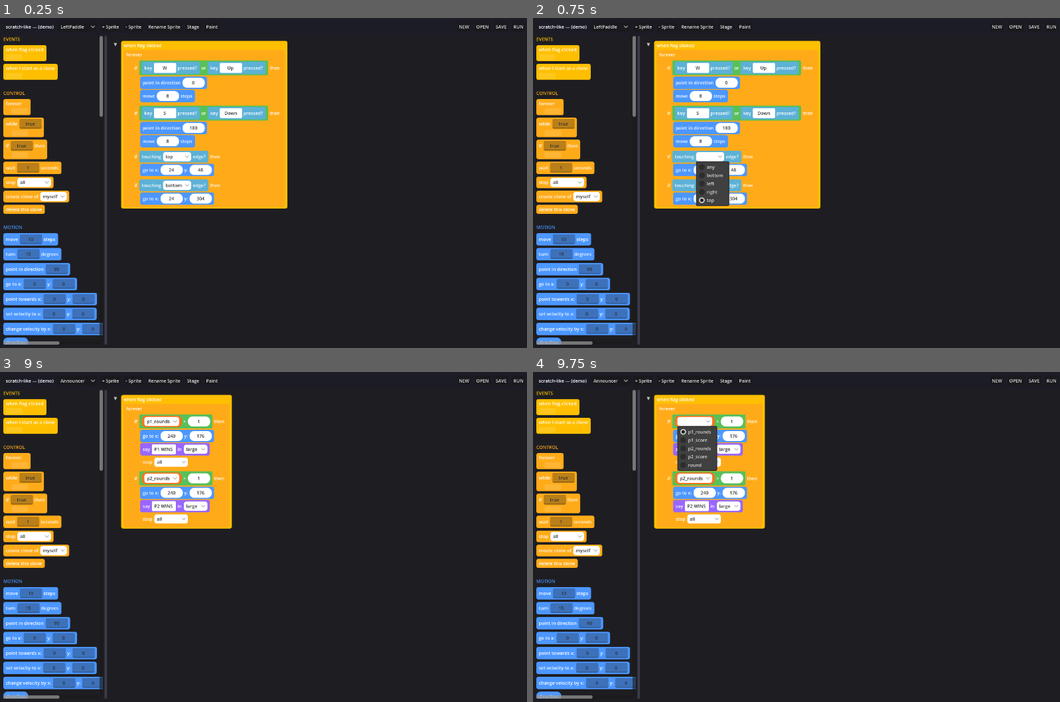
Above: before the commit, frames 1-4 (two rows, left to right).
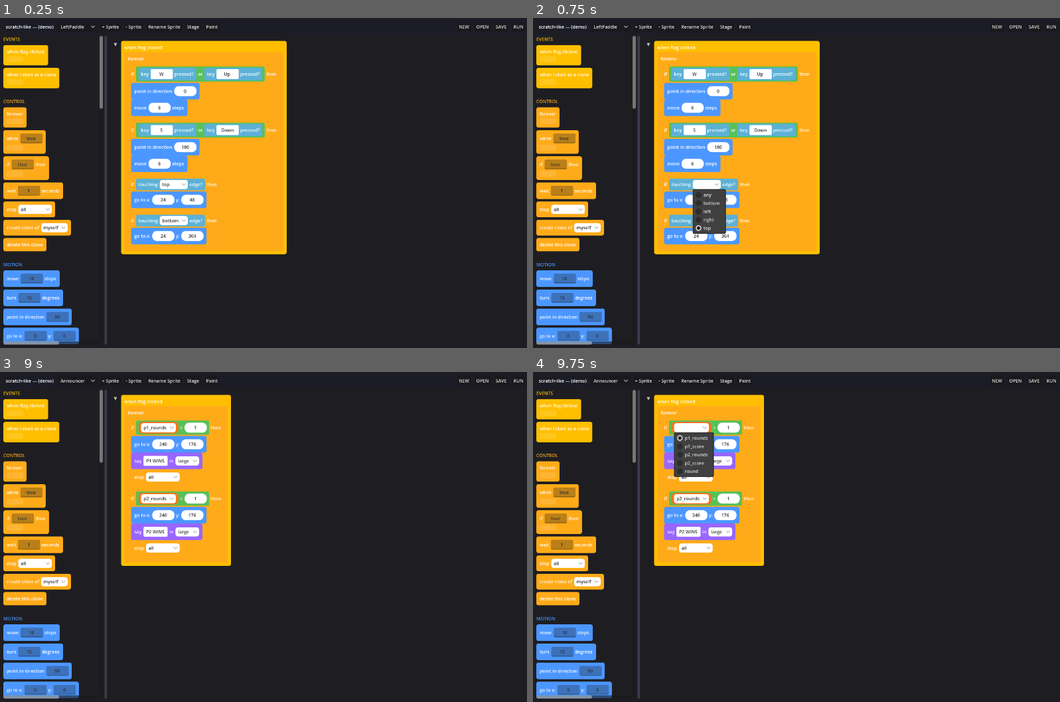
Above: after the commit, the same moments.

Repository: nedink/scratch-like
Game: Godot game, scene res://editor.tscn
The game is run twice, just before and just after one commit, with the same random seed, the same clock (stepped at 60 frames per second) and the same inputs.
Inputs (mouse positions are in pixels of both pictures, inside the frame that each line leads up to):
- Up to frame 1 (0.25 s): no input
- Up to frame 2 (0.75 s): click "top" at 0.5 s
- Up to frame 3 (9 s): click "bottom" at 1.25 s; click (173, 537) at 2 s, where only the run after the commit has a clickable "right"; click "NEW" at 2.75 s; click "NEW" at 3.5 s; click "LeftPaddle" at 4.25 s; click "+ Sprite" at 5 s; click (263, 527) at 5.77 s; type "Alex" at 5.85 s; click "OK" at 6.5 s; click "Alex" at 7.25 s; click "- Sprite" at 8 s; click "OK" at 8.75 s
- Up to frame 4 (9.75 s): click "p1_rounds" at 9.5 s

The runs differ from the first frame. In frame 1, 19% of the frame differs, in the area x 0-55%, y 6-99%; in frame 2, 19%; in frame 3, 14%; in frame 4, 14%.

Commit message:
M48: block rendering via editable Godot scenes
Move block visuals out of code into editable .tscn shells under blocks/
(one per shape: statement, reporter/boolean pill, number/text field, enum
dropdown, empty slot, collapsed bar) that BlockView instantiates + populates.
Per-category colour comes from an editable BlockStyles resource
(blocks/block_styles.tres); _tint() duplicates a shell's stylebox and sets
only bg_color, so shape edits survive. Pure rendering refactor — no opcode,
data-shape, runtime, or canvas/palette change (consumers walk the tree by
meta, stamped on the same nodes). Removes _box()/_BLOCK_PAD.

Not F5-verified (no Godot CLI here); scenes hand-authored in format-3.

Co-Authored-By: Claude Opus 4.8 <noreply@anthropic.com>

Diff:
--- /dev/null
+++ b/blocks/block_styles.tres
@@ -0,0 +1,6 @@
+[gd_resource type="Resource" script_class="BlockStyles" load_steps=2 format=3]
+
+[ext_resource type="Script" path="res://scripts/block_styles.gd" id="1_styles"]
+
+[resource]
+script = ExtResource("1_styles")
--- /dev/null
+++ b/blocks/boolean_pill.tscn
@@ -0,0 +1,17 @@
+[gd_scene load_steps=2 format=3]
+
+[sub_resource type="StyleBoxFlat" id="panel"]
+bg_color = Color(0.35, 0.75, 0.35, 1)
+content_margin_left = 6.0
+content_margin_top = 3.0
+content_margin_right = 6.0
+content_margin_bottom = 3.0
+corner_radius_top_left = 3
+corner_radius_top_right = 3
+corner_radius_bottom_right = 3
+corner_radius_bottom_left = 3
+
+[node name="Pill" type="PanelContainer"]
+size_flags_horizontal = 4
+size_flags_vertical = 4
+theme_override_styles/panel = SubResource("panel")
--- /dev/null
+++ b/blocks/collapsed_bar.tscn
@@ -0,0 +1,20 @@
+[gd_scene load_steps=2 format=3]
+
+[sub_resource type="StyleBoxFlat" id="panel"]
+bg_color = Color(0.5, 0.5, 0.5, 1)
+content_margin_left = 8.0
+content_margin_top = 8.0
+content_margin_right = 8.0
+content_margin_bottom = 8.0
+corner_radius_top_left = 5
+corner_radius_top_right = 5
+corner_radius_bottom_right = 5
+corner_radius_bottom_left = 5
+
+[node name="Bar" type="PanelContainer"]
+size_flags_horizontal = 0
+theme_override_styles/panel = SubResource("panel")
+
+[node name="Row" type="HBoxContainer" parent="."]
+unique_name_in_owner = true
+theme_override_constants/separation = 6
--- /dev/null
+++ b/blocks/empty_slot.tscn
@@ -0,0 +1,15 @@
+[gd_scene load_steps=2 format=3]
+
+[sub_resource type="StyleBoxFlat" id="panel"]
+bg_color = Color(1, 1, 1, 0.12)
+corner_radius_top_left = 4
+corner_radius_top_right = 4
+corner_radius_bottom_right = 4
+corner_radius_bottom_left = 4
+
+[node name="EmptySlot" type="PanelContainer"]
+custom_minimum_size = Vector2(40, 14)
+size_flags_horizontal = 0
+theme_override_styles/panel = SubResource("panel")
+
+[node name="Spacer" type="Control" parent="."]
--- /dev/null
+++ b/blocks/enum_field.tscn
@@ -0,0 +1,24 @@
+[gd_scene load_steps=2 format=3]
+
+[sub_resource type="StyleBoxFlat" id="box"]
+bg_color = Color(1, 1, 1, 1)
+content_margin_left = 6.0
+content_margin_top = 3.0
+content_margin_right = 6.0
+content_margin_bottom = 3.0
+corner_radius_top_left = 6
+corner_radius_top_right = 6
+corner_radius_bottom_right = 6
+corner_radius_bottom_left = 6
+
+[node name="EnumField" type="OptionButton"]
+size_flags_vertical = 4
+fit_to_longest_item = true
+theme_override_colors/font_color = Color(0.18824, 0.18824, 0.18824, 1)
+theme_override_colors/font_hover_color = Color(0.18824, 0.18824, 0.18824, 1)
+theme_override_colors/font_pressed_color = Color(0.18824, 0.18824, 0.18824, 1)
+theme_override_colors/font_focus_color = Color(0.18824, 0.18824, 0.18824, 1)
+theme_override_styles/normal = SubResource("box")
+theme_override_styles/hover = SubResource("box")
+theme_override_styles/pressed = SubResource("box")
+theme_override_styles/focus = SubResource("box")
--- /dev/null
+++ b/blocks/number_field.tscn
@@ -0,0 +1,35 @@
+[gd_scene load_steps=3 format=3]
+
+[sub_resource type="StyleBoxFlat" id="normal"]
+bg_color = Color(1, 1, 1, 1)
+content_margin_left = 6.0
+content_margin_top = 3.0
+content_margin_right = 6.0
+content_margin_bottom = 3.0
+corner_radius_top_left = 11
+corner_radius_top_right = 11
+corner_radius_bottom_right = 11
+corner_radius_bottom_left = 11
+
+[sub_resource type="StyleBoxFlat" id="focus"]
+bg_color = Color(1, 0.95686, 0.76078, 1)
+content_margin_left = 6.0
+content_margin_top = 3.0
+content_margin_right = 6.0
+content_margin_bottom = 3.0
+corner_radius_top_left = 11
+corner_radius_top_right = 11
+corner_radius_bottom_right = 11
+corner_radius_bottom_left = 11
+
+[node name="NumberField" type="LineEdit"]
+custom_minimum_size = Vector2(16, 0)
+size_flags_vertical = 4
+alignment = 1
+expand_to_text_length = true
+context_menu_enabled = false
+theme_override_colors/font_color = Color(0.18824, 0.18824, 0.18824, 1)
+theme_override_colors/font_uneditable_color = Color(0.18824, 0.18824, 0.18824, 1)
+theme_override_colors/caret_color = Color(0.18824, 0.18824, 0.18824, 1)
+theme_override_styles/normal = SubResource("normal")
+theme_override_styles/focus = SubResource("focus")
--- /dev/null
+++ b/blocks/reporter_pill.tscn
@@ -0,0 +1,17 @@
+[gd_scene load_steps=2 format=3]
+
+[sub_resource type="StyleBoxFlat" id="panel"]
+bg_color = Color(0.35, 0.75, 0.35, 1)
+content_margin_left = 6.0
+content_margin_top = 3.0
+content_margin_right = 6.0
+content_margin_bottom = 3.0
+corner_radius_top_left = 10
+corner_radius_top_right = 10
+corner_radius_bottom_right = 10
+corner_radius_bottom_left = 10
+
+[node name="Pill" type="PanelContainer"]
+size_flags_horizontal = 4
+size_flags_vertical = 4
+theme_override_styles/panel = SubResource("panel")
--- /dev/null
+++ b/blocks/statement_block.tscn
@@ -0,0 +1,20 @@
+[gd_scene load_steps=2 format=3]
+
+[sub_resource type="StyleBoxFlat" id="panel"]
+bg_color = Color(0.5, 0.5, 0.5, 1)
+content_margin_left = 8.0
+content_margin_top = 8.0
+content_margin_right = 8.0
+content_margin_bottom = 8.0
+corner_radius_top_left = 5
+corner_radius_top_right = 5
+corner_radius_bottom_right = 5
+corner_radius_bottom_left = 5
+
+[node name="Block" type="PanelContainer"]
+size_flags_horizontal = 0
+theme_override_styles/panel = SubResource("panel")
+
+[node name="Content" type="VBoxContainer" parent="."]
+unique_name_in_owner = true
+theme_override_constants/separation = 3
--- /dev/null
+++ b/blocks/text_field.tscn
@@ -0,0 +1,35 @@
+[gd_scene load_steps=3 format=3]
+
+[sub_resource type="StyleBoxFlat" id="normal"]
+bg_color = Color(1, 1, 1, 1)
+content_margin_left = 6.0
+content_margin_top = 3.0
+content_margin_right = 6.0
+content_margin_bottom = 3.0
+corner_radius_top_left = 3
+corner_radius_top_right = 3
+corner_radius_bottom_right = 3
+corner_radius_bottom_left = 3
+
+[sub_resource type="StyleBoxFlat" id="focus"]
+bg_color = Color(1, 0.95686, 0.76078, 1)
+content_margin_left = 6.0
+content_margin_top = 3.0
+content_margin_right = 6.0
+content_margin_bottom = 3.0
+corner_radius_top_left = 3
+corner_radius_top_right = 3
+corner_radius_bottom_right = 3
+corner_radius_bottom_left = 3
+
+[node name="TextField" type="LineEdit"]
+custom_minimum_size = Vector2(16, 0)
+size_flags_vertical = 4
+alignment = 1
+expand_to_text_length = true
+context_menu_enabled = false
+theme_override_colors/font_color = Color(0.18824, 0.18824, 0.18824, 1)
+theme_override_colors/font_uneditable_color = Color(0.18824, 0.18824, 0.18824, 1)
+theme_override_colors/caret_color = Color(0.18824, 0.18824, 0.18824, 1)
+theme_override_styles/normal = SubResource("normal")
+theme_override_styles/focus = SubResource("focus")
--- /dev/null
+++ b/scripts/block_styles.gd
@@ -0,0 +1,35 @@
+class_name BlockStyles
+extends Resource
+
+## The per-category block colours, pulled out of block_view.gd so they can be edited
+## visually in the Godot inspector (blocks/block_styles.tres) instead of hand-coding hex
+## strings. This is the one piece of block *styling* that stays data-applied rather than
+## living in a scene: a block's colour is keyed by its **category** (data), so block_view
+## tints each instantiated scene's stylebox with `color_for(category)` at build time.
+##
+## Everything else about a block's look — corner radii, padding, borders, fonts, layout —
+## lives in the block scenes (blocks/*.tscn), which you restyle directly in the editor.
+##
+## Each category is one exported Color so it shows as a friendly colour swatch in the
+## inspector. `color_for` looks the property up by the category name; an unknown category
+## (or a name with no matching export) falls back to `unknown`.
+
+@export var events := Color("#ffbf00")
+@export var control := Color("#ffab19")
+@export var motion := Color("#4c97ff")
+@export var looks := Color("#9966ff")
+@export var sensing := Color("#5cb1d6")
+@export var variables := Color("#ff731a")
+@export var lists := Color("#cc5b22")
+@export var operators := Color("#59c059")
+@export var custom := Color("#ff6680")
+@export var camera := Color("#0fbd8c")
+@export var animation := Color("#cf63cf")
+@export var unknown := Color("#7f7f7f")
+
+
+## The colour for a category, by name (e.g. "motion" -> the blue above). Falls back to
+## `unknown` (grey) when the category isn't one of the exported names.
+func color_for(category: String) -> Color:
+	var c: Variant = get(category)
+	return c if c is Color else unknown
--- a/scripts/block_view.gd
+++ b/scripts/block_view.gd
@@ -42,9 +42,36 @@
 ## when a `call` invokes it (never on the green flag).
 const HAT_OPCODES := ["when_flag_clicked", "when_i_start_as_a_clone", "define"]
 
-## C-blocks wrap their body in an indented "C". (The interpreter treats both the same
+## C-blocks nest their body inside the panel. (The interpreter treats both the same
 ## way — a nested body Array — so this is purely a drawing distinction.)
 const C_OPCODES := ["forever", "while", "if"]
+
+## The block *shells* — one editable scene per visual shape (blocks/*.tscn). The renderer
+## instantiates these and populates them (header, body, fields), so a block's look — corner
+## radii, padding, borders, fonts, layout, any added decorations — is edited visually in the
+## Godot editor rather than hand-built in code here. The renderer still owns all the dynamic
+## *assembly* (templates, nested reporters, C-block bodies) and the meta-stamping the canvas
+## relies on; only the leaf Control construction moved into scenes.
+##
+## Each statement/reporter/collapsed scene exposes a mount point block_view fills:
+##   * statement_block.tscn  -> PanelContainer with a `%Content` VBox (header + optional body)
+##   * reporter_pill / boolean_pill .tscn -> PanelContainer; the header is its single child
+##   * collapsed_bar.tscn    -> PanelContainer with a `%Row` HBox (summary label + badge)
+## The field/slot scenes are populated directly (set .text / add items). _tint() recolours a
+## panel's stylebox by category (the one styling concern that stays data-keyed — see BlockStyles).
+const _STATEMENT_SCENE := preload("res://blocks/statement_block.tscn")
+const _REPORTER_SCENE := preload("res://blocks/reporter_pill.tscn")
+const _BOOLEAN_SCENE := preload("res://blocks/boolean_pill.tscn")
+const _NUMBER_FIELD_SCENE := preload("res://blocks/number_field.tscn")
+const _TEXT_FIELD_SCENE := preload("res://blocks/text_field.tscn")
+const _ENUM_FIELD_SCENE := preload("res://blocks/enum_field.tscn")
+const _EMPTY_SLOT_SCENE := preload("res://blocks/empty_slot.tscn")
+const _COLLAPSED_BAR_SCENE := preload("res://blocks/collapsed_bar.tscn")
+
+## The editable per-category colour palette (blocks/block_styles.tres). category_color() reads
+## it; if it's missing (a non-editor caller, or the resource failed to load) it falls back to
+## the hardcoded _CATEGORY_COLORS below, so rendering never hard-depends on the resource.
+static var _styles: BlockStyles = (load("res://blocks/block_styles.tres") as BlockStyles)
 
 ## Scratch's category palette. Keyed by the "category" each opcode declares below.
 ## A static var (not const) because a Color built from a hex *string* is not a
@@ -286,7 +313,8 @@
 ## a reachable drop zone (the column's own rect names the array, index 0).
 static func build_stack(blocks: Array) -> VBoxContainer:
 	var column := VBoxContainer.new()
-	column.add_theme_constant_override("separation", 2)
+	# Stacked statement blocks nestle flush against each other — no gap between siblings.
+	column.add_theme_constant_override("separation", 0)
 	column.set_meta("body_array", blocks)
 	var index := 0
 	for block in blocks:
@@ -307,30 +335,23 @@
 
 
 ## One block: a category-colored panel whose header is built from the opcode's
-## template. A hat's body flows directly beneath the header at the same indent (hats
-## are stack roots, not C-blocks); forever/if wrap their body in an indented "C".
+## template. A hat's or C-block's (forever/if) body flows directly beneath the header,
+## inset only by the panel's uniform 8px padding — so the gold frame around the body reads
+## the same on every side (no thick left "C" arm vs a hairline bottom). The panel padding
+## is the only frame; the body stack adds no extra indent.
 static func build_block(block: Dictionary) -> Control:
 	var opcode := String(block.get("opcode", ""))
 	var info: Dictionary = _OPCODES.get(opcode, {})
 	var category := String(info.get("category", "unknown"))
 	var template := String(info.get("template", opcode))
 
-	var panel := PanelContainer.new()
-	panel.add_theme_stylebox_override("panel", _box(_CATEGORY_COLORS[category], 5))
-	panel.size_flags_horizontal = Control.SIZE_SHRINK_BEGIN
-
-	var column := VBoxContainer.new()
-	column.add_theme_constant_override("separation", 3)
-	panel.add_child(column)
+	var panel: PanelContainer = _STATEMENT_SCENE.instantiate()
+	_tint(panel, category)
+	var column: VBoxContainer = panel.get_node("%Content")
 	column.add_child(_header_from_template(template, block))
 
-	if opcode in HAT_OPCODES:
+	if opcode in HAT_OPCODES or opcode in C_OPCODES:
 		column.add_child(build_stack(block.get("inputs", {}).get("body", [])))
-	elif opcode in C_OPCODES:
-		var margin := MarginContainer.new()
-		margin.add_theme_constant_override("margin_left", 14)
-		margin.add_child(build_stack(block.get("inputs", {}).get("body", [])))
-		column.add_child(margin)
 
 	return panel
 
@@ -353,12 +374,11 @@
 	var info: Dictionary = _OPCODES.get(opcode, {})
 	var category := String(info.get("category", "operators"))
 	var template := String(info.get("template", opcode))
-	var radius := 3 if reporter_output_type(opcode) == "boolean" else 10
-
-	var panel := PanelContainer.new()
-	panel.add_theme_stylebox_override("panel", _box(_CATEGORY_COLORS[category], radius))
-	panel.size_flags_horizontal = Control.SIZE_SHRINK_CENTER
-	panel.size_flags_vertical = Control.SIZE_SHRINK_CENTER
+	# A boolean reporter draws as the angular boolean_pill scene, a value reporter as the round
+	# reporter_pill — Scratch's hexagon-vs-round distinction, now restyleable per-scene.
+	var scene := _BOOLEAN_SCENE if reporter_output_type(opcode) == "boolean" else _REPORTER_SCENE
+	var panel: PanelContainer = scene.instantiate()
+	_tint(panel, category)
 	panel.add_child(_header_from_template(template, block))
 	return panel
 
@@ -375,12 +395,10 @@
 			first = b as Dictionary
 			break
 	var category := String(_OPCODES.get(String(first.get("opcode", "")), {}).get("category", "unknown"))
-	var panel := PanelContainer.new()
-	panel.add_theme_stylebox_override("panel", _box(_CATEGORY_COLORS[category], 5))
-	panel.size_flags_horizontal = Control.SIZE_SHRINK_BEGIN
-
-	var row := HBoxContainer.new()
-	row.add_theme_constant_override("separation", 6)
+	var panel: PanelContainer = _COLLAPSED_BAR_SCENE.instantiate()
+	_tint(panel, category)
+
+	var row: HBoxContainer = panel.get_node("%Row")
 	var label := Label.new()
 	label.text = _summary_text(first)
 	label.add_theme_color_override("font_color", Color.WHITE)
@@ -391,7 +409,6 @@
 		badge.text = "+%d" % hidden
 		badge.add_theme_color_override("font_color", Color(1, 1, 1, 0.6))
 		row.add_child(badge)
-	panel.add_child(row)
 
 	panel.set_meta("blk_array", blocks)
 	panel.set_meta("blk_index", 0)
@@ -889,10 +906,27 @@
 	return String(_OPCODES.get(opcode, {}).get("output", "value"))
 
 
-## The display colour for a category (used by the palette for its group headers). Falls
-## back to the "unknown" grey for an unrecognized category.
+## The display colour for a category — from the editable BlockStyles resource
+## (blocks/block_styles.tres) when present, else the hardcoded _CATEGORY_COLORS fallback (a
+## non-editor caller, or the resource failed to load). Used by the palette for its group
+## headers and by _tint to recolour each block scene's stylebox.
 static func category_color(category: String) -> Color:
+	if _styles != null:
+		return _styles.color_for(category)
 	return _CATEGORY_COLORS.get(category, _CATEGORY_COLORS["unknown"])
+
+
+## Recolour a block scene's `panel` stylebox to its category colour, in place. The scene owns
+## the *shape* (corner radii, padding, border); we duplicate its stylebox and override only
+## bg_color, so a user's shape edits survive and only the data-keyed colour is applied. The
+## duplicate also keeps the canvas's selection-outline working (it duplicates this stylebox in
+## turn). A scene whose `panel` isn't a StyleBoxFlat is left untouched (no crash).
+static func _tint(panel: Control, category: String) -> void:
+	var sb := panel.get_theme_stylebox("panel")
+	if sb is StyleBoxFlat:
+		var dup: StyleBoxFlat = (sb as StyleBoxFlat).duplicate()
+		dup.bg_color = category_color(category)
+		panel.add_theme_stylebox_override("panel", dup)
 
 
 # --- Header assembly -------------------------------------------------------
@@ -994,10 +1028,8 @@
 ## sits in a slot (build_reporter) and, stamped by _spawn_param_pill, as the prototype pill in a
 ## define hat.
 static func _param_pill(name: String) -> Control:
-	var panel := PanelContainer.new()
-	panel.add_theme_stylebox_override("panel", _box(_CATEGORY_COLORS["custom"], 10))
-	panel.size_flags_horizontal = Control.SIZE_SHRINK_CENTER
-	panel.size_flags_vertical = Control.SIZE_SHRINK_CENTER
+	var panel: PanelContainer = _REPORTER_SCENE.instantiate()
+	_tint(panel, "custom")
 	var label := Label.new()
 	label.text = name
 	label.add_theme_color_override("font_color", Color.WHITE)
@@ -1032,13 +1064,7 @@
 ## forever/if with nothing inside still has area to drop the first block into. (The
 ## column it lives in names the body array; the canvas treats this as the index-0 gap.)
 static func _empty_slot() -> Control:
-	var slot := PanelContainer.new()
-	slot.custom_minimum_size = Vector2(40, 14)
-	slot.add_theme_stylebox_override("panel", _box(Color(1, 1, 1, 0.12), 4))
-	slot.size_flags_horizontal = Control.SIZE_SHRINK_BEGIN
-	var spacer := Control.new()
-	slot.add_child(spacer)
-	return slot
+	return _EMPTY_SLOT_SCENE.instantiate()
 
 
 ## A literal input value: dark text on a small white field. As of M12 this is an editable
@@ -1054,19 +1080,10 @@
 ## (a String) reads as text, consistent with how its value coerces.
 static func _literal_field(text: String, value_type := TYPE_STRING) -> LineEdit:
 	var numeric := value_type == TYPE_INT or value_type == TYPE_FLOAT
-	var radius := 11 if numeric else 3
-	var field := LineEdit.new()
+	# number_field.tscn (oval) vs text_field.tscn (rectangular) carry the shape + styling; we
+	# only fill the text. The scene also sets the behavioural flags (centre align, grow-to-text).
+	var field: LineEdit = (_NUMBER_FIELD_SCENE if numeric else _TEXT_FIELD_SCENE).instantiate()
 	field.text = text
-	field.expand_to_text_length = true
-	field.alignment = HORIZONTAL_ALIGNMENT_CENTER
-	field.custom_minimum_size = Vector2(16, 0)
-	field.size_flags_vertical = Control.SIZE_SHRINK_CENTER
-	field.context_menu_enabled = false
-	field.add_theme_stylebox_override("normal", _box(Color.WHITE, radius))
-	field.add_theme_stylebox_override("focus", _box(Color("#fff4c2"), radius))
-	field.add_theme_color_override("font_color", Color("#303030"))
-	field.add_theme_color_override("font_uneditable_color", Color("#303030"))
-	field.add_theme_color_override("caret_color", Color("#303030"))
 	return field
 
 
@@ -1077,9 +1094,8 @@
 ## `item_selected` to write the chosen text back into the block data; the palette leaves
 ## it inert (mouse-ignored, like the literal field).
 static func _enum_field(options: Array, current: String) -> OptionButton:
-	var dd := OptionButton.new()
-	dd.size_flags_vertical = Control.SIZE_SHRINK_CENTER
-	dd.fit_to_longest_item = true
+	# enum_field.tscn carries the white styling + font colours; we fill the items here.
+	var dd: OptionButton = _ENUM_FIELD_SCENE.instantiate()
 	# Items are listed alphabetically (case-insensitive), regardless of the order the
 	# fixed-choice enum / project list supplied them in.
 	var sorted := options.map(func(o): return String(o))
@@ -1093,27 +1109,10 @@
 		dd.add_item(current)
 		selected = dd.item_count - 1
 	dd.select(selected)
-	for state in ["normal", "hover", "pressed", "focus"]:
-		dd.add_theme_stylebox_override(state, _box(Color.WHITE, 6))
-	for color in ["font_color", "font_hover_color", "font_pressed_color", "font_focus_color"]:
-		dd.add_theme_color_override(color, Color("#303030"))
 	return dd
 
 
 # --- Helpers ---------------------------------------------------------------
-
-## A filled, rounded background box with a little padding — the visual body of every
-## block, reporter, and literal field.
-static func _box(color: Color, radius: int) -> StyleBoxFlat:
-	var sb := StyleBoxFlat.new()
-	sb.bg_color = color
-	sb.set_corner_radius_all(radius)
-	sb.content_margin_left = 6
-	sb.content_margin_right = 6
-	sb.content_margin_top = 3
-	sb.content_margin_bottom = 3
-	return sb
-
 
 ## Stringify a literal for display, matching the interpreter's _stringify: a whole-
 ## number float reads as a bare integer ("3", not "3.0"). null -> "" (an input the
Not shown, changed: CLAUDE.md
Not shown, changed: HANDOFF.md
